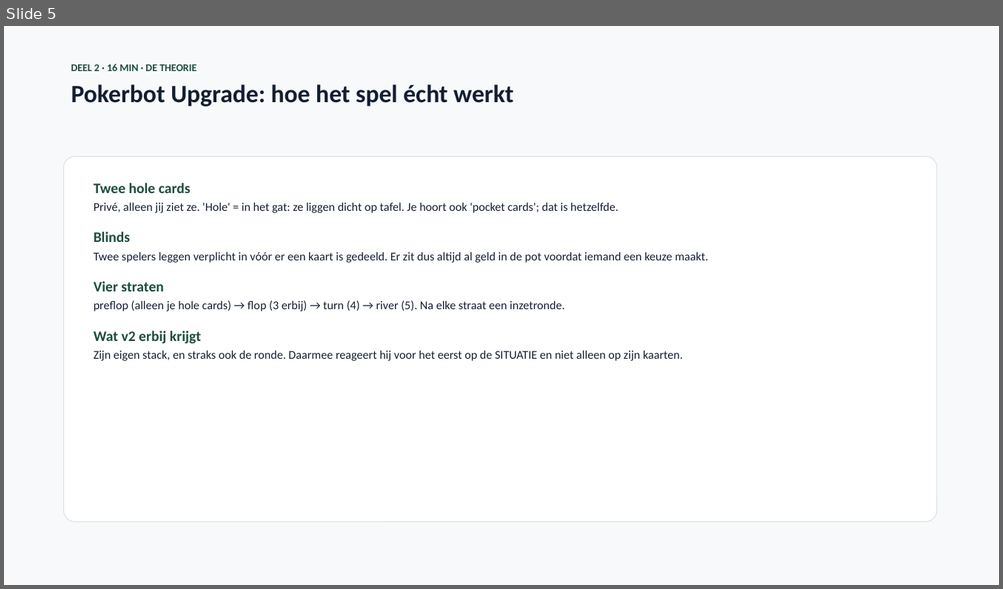
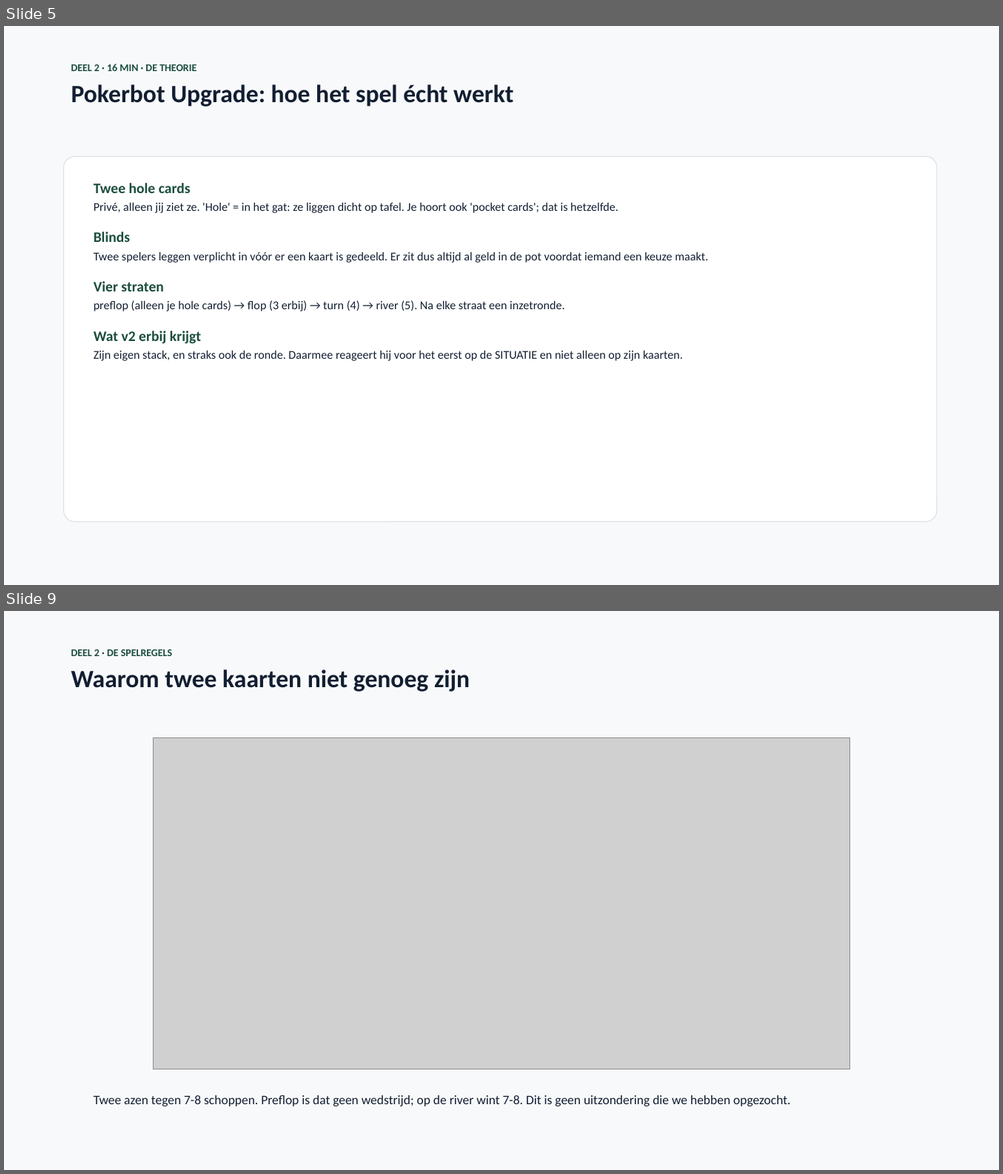
Before and after one commit to finturion/poker-analytics-challenge, a slide deck: powerpoints/Pokerbot_Upgrade_Week3.pptx. Shown one above the other, each under a label of ours: slide 5 before the commit, slides 5 and 9 after it; the slides between them are not shown. The pictures are 1003x589 and 1003x1174 pixels, drawn with LibreOffice and Linux fonts; fonts in the diff are those of the drawing; grey boxes stand for pictures. Boxes give left, top, right and bottom in pixels: in the first picture for what was removed or moved away, otherwise in the second. Text is boxed around its words. In the diff, an @@ line names an element or a change of style, - is before the commit and + after.

```diff
--- a/powerpoints/Pokerbot_Upgrade_Week3.pptx
+++ b/powerpoints/Pokerbot_Upgrade_Week3.pptx
@@ slide 9 added at (4, 611, 999, 1170), background #FFFFFF @@
@@ rectangle added at (4, 611, 999, 1170), fill #F8F9FA @@
@@ text added at (71, 649, 469, 692), 24 pt, text #121E31, bold @@
+DEEL 2 · DE SPELREGELS
+Waarom twee kaarten niet genoeg zijn
@@ picture added at (153, 738, 850, 1070) @@
@@ text added at (94, 1096, 790, 1107), 12.5 pt, text #121E31 @@
+Twee azen tegen 7-8 schoppen. Preflop is dat geen wedstrijd; op de river wint 7-8. Dit is geen uitzondering die we hebben opgezocht.
```
Also in this commit, not shown: 1 slide changed, 12 other slides added, 16 other files.
